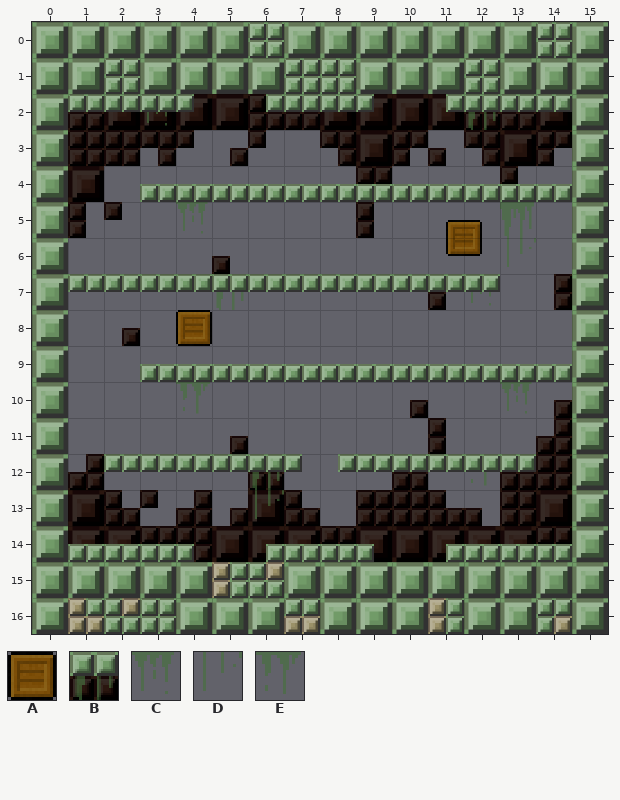
Two versions of a level (Tiled map, Demo/assets/maps/06.tmx). The first picture shows the starting point.
Cells are 64x64 px. Shown: x 0..15, y 0..16.
Key: from "large": A 1, B 68, C 69, D 78, E 79.
_ is an empty cell.
Objects are placed by their top-left corner, in cells (3,4 is the top-left corner of cell 3,4); size is 1x1 cell unless given.
Layers that did not change in this view are not listed.
Layer "detail" before, first column x 0:
 0 ________________
 1 ________________
 2 ___C________B___
 3 ________________
 4 ________________
 5 ____C________B__
 6 _____________D__
 7 _____B______C___
 8 ________________
 9 ________________
10 ____E________C__
11 ________________
12 ______B_____E___
13 ______D_________
14 ________________
15 ________________
16 ________________
Objects on layer "geometry" before:
A "Crate" at 11.5,5.5
A "Crate" at 4,8
After the commit:
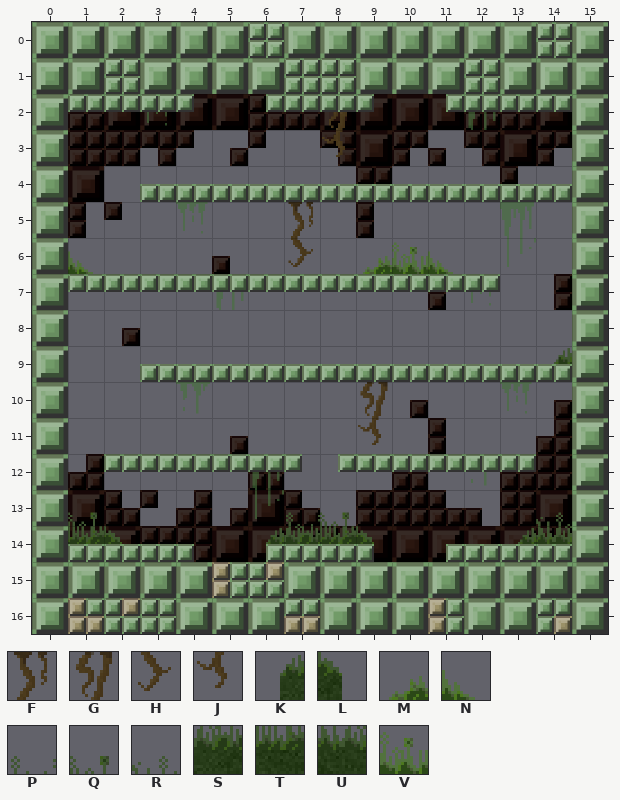
Further tiles: from "large": F 10, G 13, H 24, J 27, K 38, L 39, M 40, N 41, P 80, Q 81, R 82, S 94, T 95, U 96, V 110.
See-through tiles are keyed as they look on the map.
The author wrote: update map artwork update power up collision with crates better ensure NPC actors are updated with dying animation
The exact change:
Layer "detail":
Tile F now appears in row 5 at x 7.
Tile G now appears in row 2 at x 8; in row 10 at x 9.
Tile H now appears in row 6 at x 7.
Tile J now appears in row 3 at x 8; in row 11 at x 9.
Tile K now appears in row 9 at x 14; in row 14 at x 6 and 13.
Tile L now appears in row 14 at x 2 and 9.
Tile M now appears in row 6 at x 9.
Tile N now appears in row 6 at x 1 and 11.
Tile P now appears in row 13 at x 7.
Tile Q now appears in row 13 at x 1 and 8.
Tile R now appears in row 13 at x 14.
Tile S now appears in row 14 at x 7.
Tile T now appears in row 14 at x 1 and 8.
Tile U now appears in row 14 at x 14.
Tile V now appears in row 6 at x 10.
Layer "geometry" (now hidden):
Object A "Crate" at 11.5,5.5 is removed.
Object A "Crate" at 4,8 is removed.
